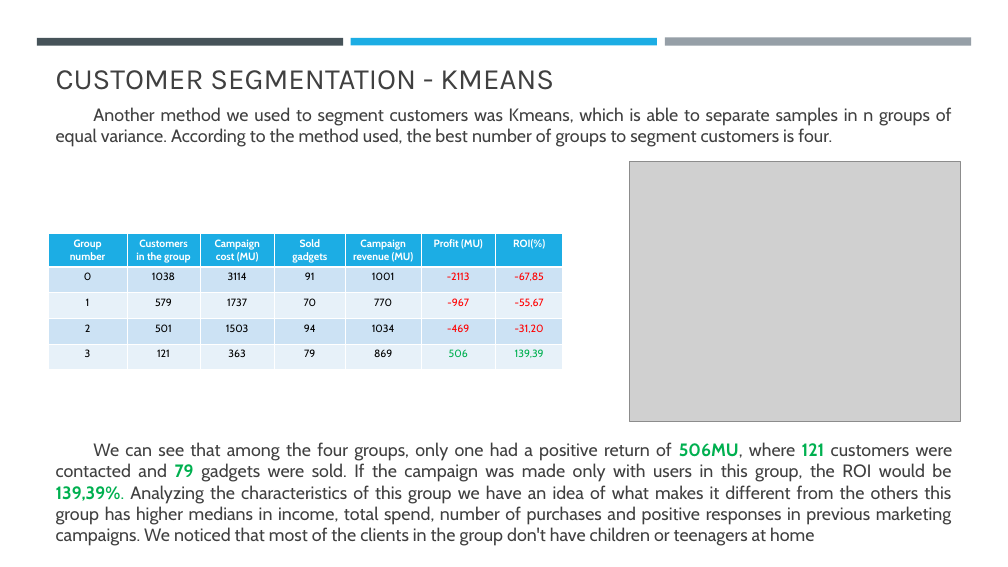
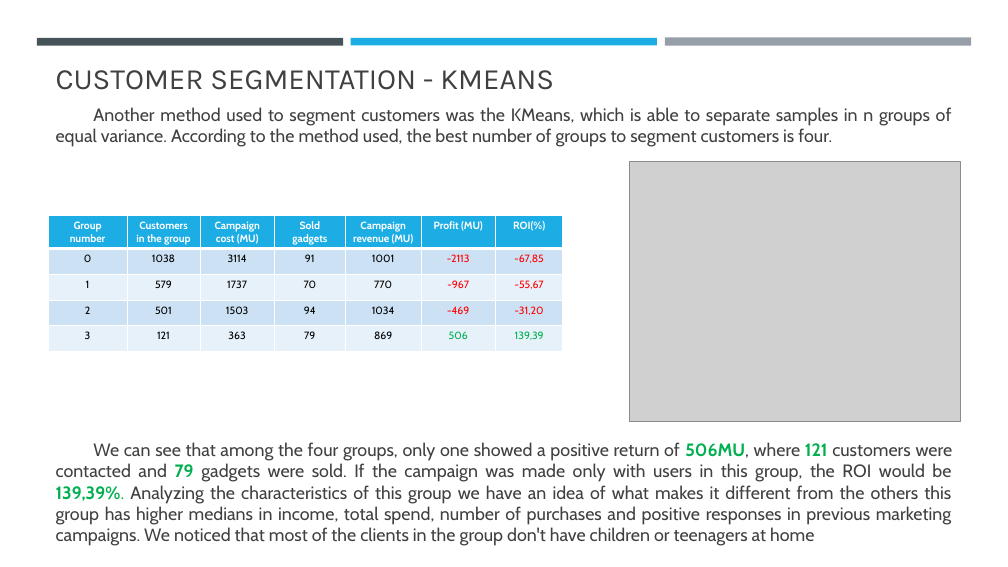
Before and after one commit to fpmacedo/ifood_data_analyst_test, a slide deck: slide 7 of iFood Data Business Analyst Case.pptx (slide 9 before the commit). Drawn at 1008x567 pixels with LibreOffice and Linux fonts; fonts in the diff are those of the drawing; grey boxes stand for pictures. Boxes give left, top, right and bottom in pixels: in the first picture for what was removed or moved away, otherwise in the second. Text is boxed around its words. In the diff, an @@ line names an element or a change of style, - is before the commit and + after.

```diff
--- a/iFood Data Business Analyst Case.pptx
+++ b/iFood Data Business Analyst Case.pptx
@@ text at <box>56,107,952,147</box>: text changed @@
-Another method we used to segment customers was Kmeans, which is able to separate samples in n groups of equal variance. According to the method used, the best number of groups to segment customers is four.
+Another method used to segment customers was the KMeans, which is able to separate samples in n groups of equal variance. According to the method used, the best number of groups to segment customers is four.
@@ table: place and size @@
-table at <box>48,234,563,369</box>
+table at <box>48,216,563,351</box>
@@ text at <box>56,442,953,546</box>: text changed @@
-We can see that among the four groups, only one had a positive return of 506MU, where 121 customers were contacted and 79 gadgets were sold. If the campaign was made only with users in this group, the ROI would be 139,39%. Analyzing the characteristics of this group we have an idea of what makes it different from the others this group has higher medians in income, total spend, number of purchases and positive responses in previous marketing campaigns. We noticed that most of the clients in the group don't have children or teenagers at home
+We can see that among the four groups, only one showed a positive return of 506MU, where 121 customers were contacted and 79 gadgets were sold. If the campaign was made only with users in this group, the ROI would be 139,39%. Analyzing the characteristics of this group we have an idea of what makes it different from the others this group has higher medians in income, total spend, number of purchases and positive responses in previous marketing campaigns. We noticed that most of the clients in the group don't have children or teenagers at home
```
Also in this commit, not shown: 6 other slides changed, 1 slide added, 2 slides removed, 2 other files.
